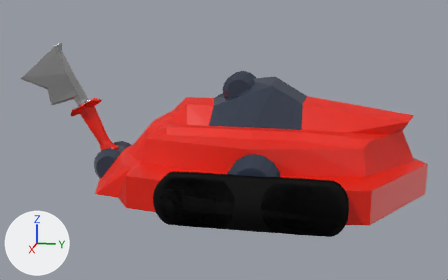
Renders of the Blender file artwork/bots/bot-1.blend from each side of a commit.
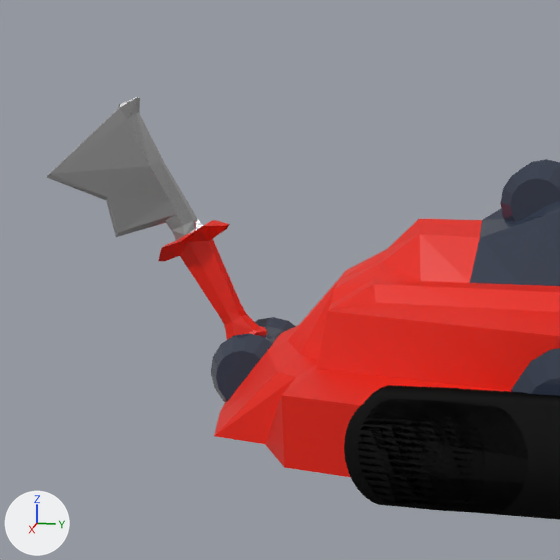
There are two pictures of each version: one whole from a 50 mm camera at (3.667, 0.465, 1.209) aimed at (0.021, -0.264, 0.297), one close up on the part from 0% to 56% of the width and 0% to 89% of the height. The lights are fixed; the arrows at lower left show +X, +Y and +Z.

The first close-up shows 'BotBody1', 'BotTransportDoubleTracks', 'BotTransportTracks', 'BotTransportWheels', 'BotTurretFront', 'BotTurretL', 'BotTurretTop', 'WeaponAxe'.
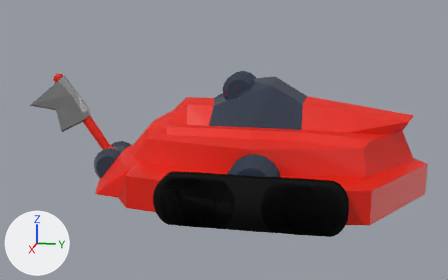
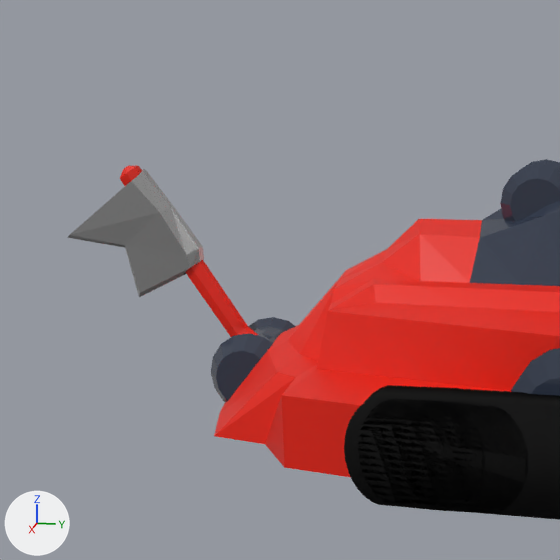
Commit message: Improve axe weapon

ob_weaponaxeempty is not drawn itself; it is the parent of ob_weaponaxe.

Where the change shows, as pixel boxes [x1, y1, x2, y2] in the close-ups (560 x 560 px):
'WeaponAxe', reshaped, moved, turned, rescaled
    before: [46, 97, 267, 340]
    after: [120, 165, 258, 337]
'WeaponAxeBlade', added
    after: [67, 169, 204, 297]
part 1 of me_cube_010, cut back
    before: [46, 97, 240, 314]
    after: [120, 165, 242, 330]

Diff of the bpy script that builds the scene:
```diff
--- a/artwork/bots/bot-1.blend.py
+++ b/artwork/bots/bot-1.blend.py
@@ me_cube_010 @@
 # used by ob_weaponaxe; parent = ob_weaponaxeempty; location = (0.0, 0.0, 0.5); rotation_euler = (0.0, 0.0, 1.571), in degrees (0, 0, 90); scale = (0.336, 0.0841, 0.336)
-me_cube_010.from_pydata(...)  # 132 vertices, 127 faces, 2 loose edges; spans x -5.06..2.0, y -4.63..4.63, z -1.48..11.06
-me_cube_010.materials.append(mat_steel)
+me_cube_010.from_pydata(...)  # 58 vertices, 53 faces; spans x -1.14..1.14, y -2.98..2.98, z -1.48..11.15
+# me_cube_010 part 1
+# 90 vertices are removed from x -5.06..2.0, y -4.63..4.63, z 3.76..11.06
+# 91 faces are deleted
+# 2 loose edges are deleted
+# 16 vertices are added at x -0.67..0.67, y -1.6..1.6, z 10.84..11.15
+# 17 new faces join them
 me_cube_010.materials.append(mat_matbody)
@@ me_cube_012 @@
+me_cube_012.from_pydata(...)  # 32 vertices, 28 faces; spans x -5.55..1.11, y -2.73..2.73, z 4.4..10.5
+me_cube_012.materials.append(mat_steel)
@@ ob_weaponaxeempty @@
 ob_weaponaxeempty = bpy.data.objects.new('WeaponAxeEmpty', None)
-ob_weaponaxeempty.location = (0.0, -1.011, 0.16)
-ob_weaponaxeempty.rotation_euler = (0.481, 0.0, 0.0)  # degrees (28, 0, 0)
-ob_weaponaxeempty.scale = (0.184, 0.184, 0.184)
+ob_weaponaxeempty.location = (0.0, -0.999, 0.142)
+ob_weaponaxeempty.rotation_euler = (0.6, 0.0, 0.0)  # degrees (34, 0, 0)
+ob_weaponaxeempty.scale = (0.151, 0.151, 0.151)
@@ ob_weaponaxeblade @@
+ob_weaponaxeblade = bpy.data.objects.new('WeaponAxeBlade', me_cube_012)
+ob_weaponaxeblade.parent = ob_weaponaxeempty
+ob_weaponaxeblade.location = (0.0, 0.0, 0.5)
+ob_weaponaxeblade.rotation_euler = (0.0, 0.0, 1.571)  # degrees (0, 0, 90)
+ob_weaponaxeblade.scale = (0.336, 0.0841, 0.336)
```
